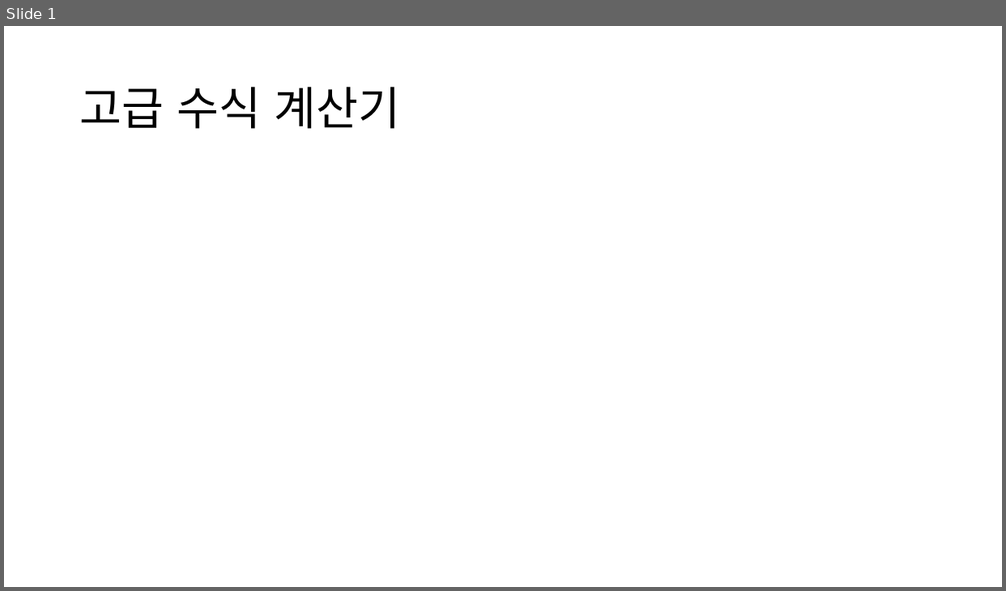
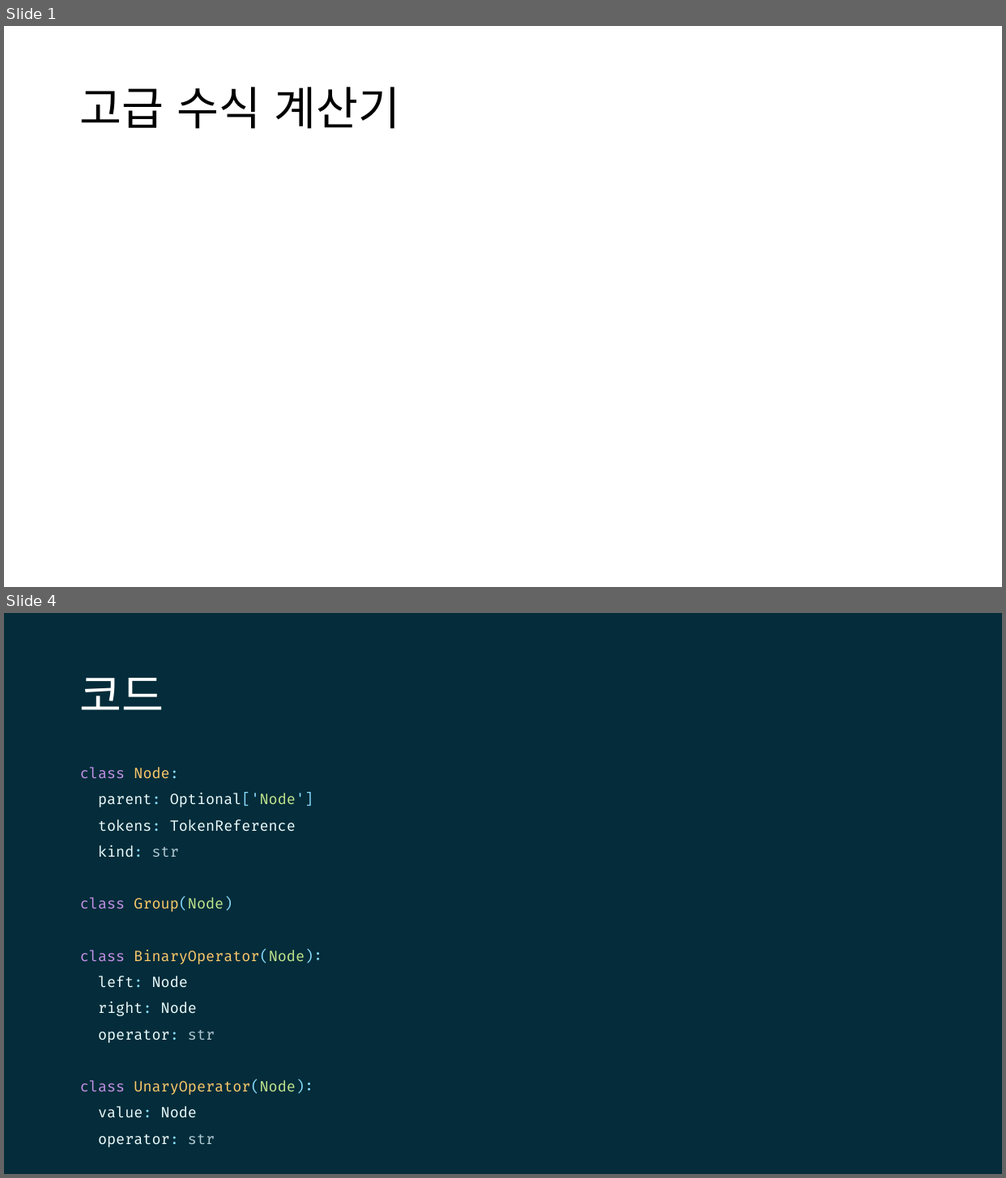
Before and after one commit to lhwdev/programming-lesson, a slide deck: comedu/application-dev/project/고급 수식 계산기.pptx. Shown one above the other, each under a label of ours: slide 1 before the commit, slides 1 and 4 after it; the slides between them are not shown. The pictures are 1006x591 and 1006x1178 pixels, drawn with LibreOffice and Linux fonts; fonts in the diff are those of the drawing; grey boxes stand for pictures. Boxes give left, top, right and bottom in pixels: in the first picture for what was removed or moved away, otherwise in the second. Text is boxed around its words. In the diff, an @@ line names an element or a change of style, - is before the commit and + after.

```diff
--- a/comedu/application-dev/project/고급 수식 계산기.pptx
+++ b/comedu/application-dev/project/고급 수식 계산기.pptx
@@ slide 4 added at [4, 613, 1002, 1174], background #042C3A @@
@@ title added at [80, 678, 164, 710], 44 pt, text #FFFFFF @@
+코드
@@ text added at [80, 767, 322, 1148], 14 pt, text #EEFFFF @@
+class Node:
+parent: Optional['Node']
+tokens: TokenReference
+kind: str
+class Group(Node)
+class BinaryOperator(Node):
+left: Node
+right: Node
+operator: str
+class UnaryOperator(Node):
+value: Node
+operator: str
```
Also in this commit, not shown: 1 slide changed, 7 other slides added, 3 other files.
